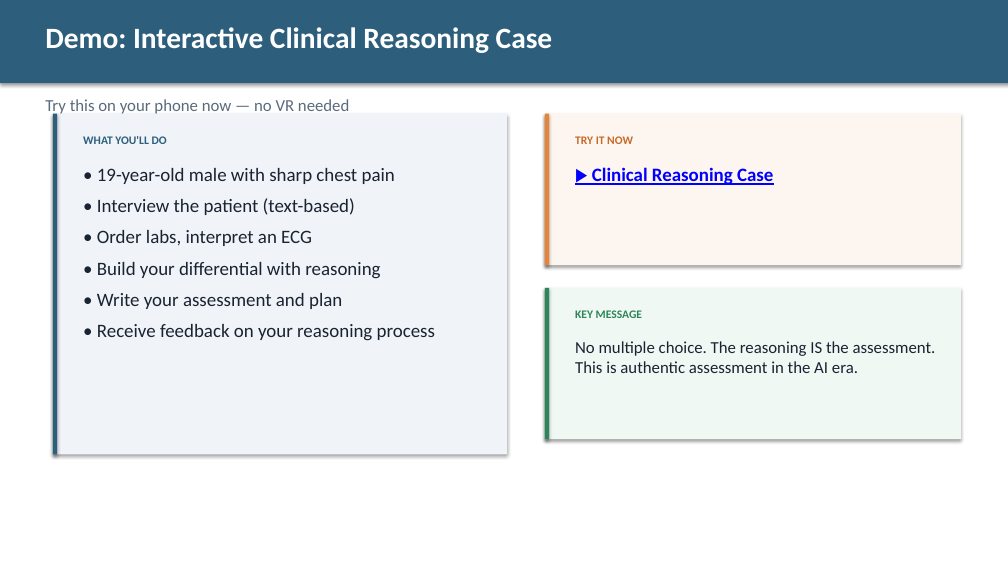
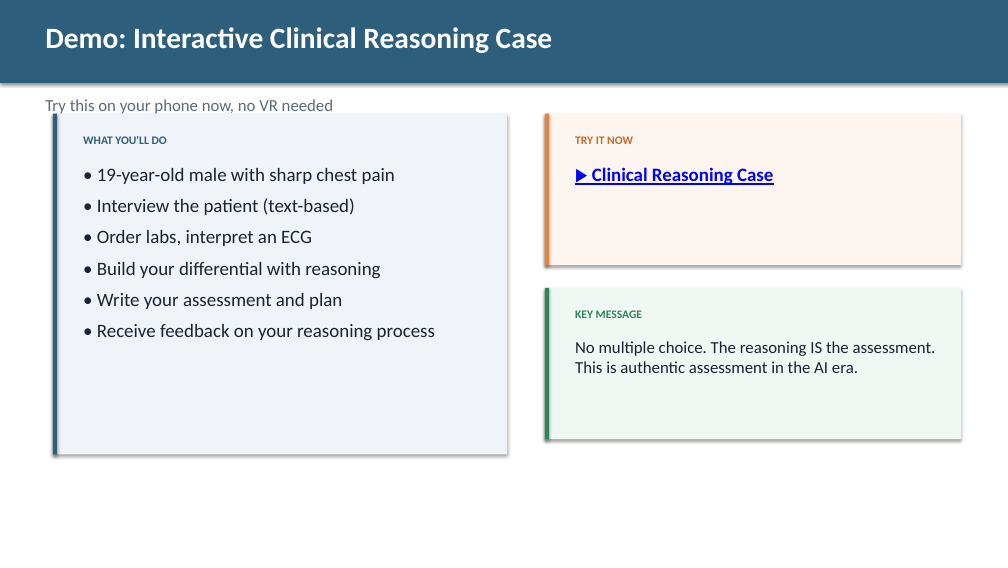
Before and after one commit to diana-brewer/digital-learning-unlocked, a slide deck: slide 17 of Digital Learning Unlocked - Slide Deck.pptx (slide 19 before the commit). Drawn at 1008x568 pixels with LibreOffice and Linux fonts; fonts in the diff are those of the drawing. Boxes give left, top, right and bottom in pixels: in the first picture for what was removed or moved away, otherwise in the second. Text is boxed around its words. In the diff, an @@ line names an element or a change of style, - is before the commit and + after.

```diff
--- a/Digital Learning Unlocked - Slide Deck.pptx
+++ b/Digital Learning Unlocked - Slide Deck.pptx
@@ text at bbox=[45, 99, 333, 116]: text changed @@
-Try this on your phone now — no VR needed
+Try this on your phone now, no VR needed
```
Also in this commit, not shown: 17 other slides changed, 1 slide added, 4 slides removed, 3 other files.
